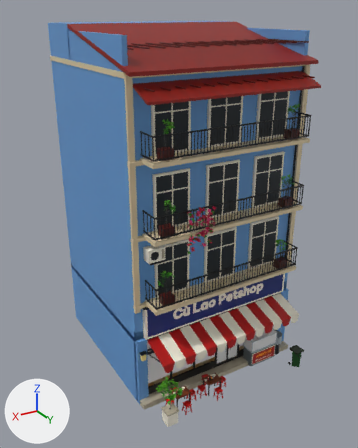
Two versions of the FBX model Assets/PhoViet/Art/Streets/PV_StreetShop08_Petshop.fbx, one commit apart.
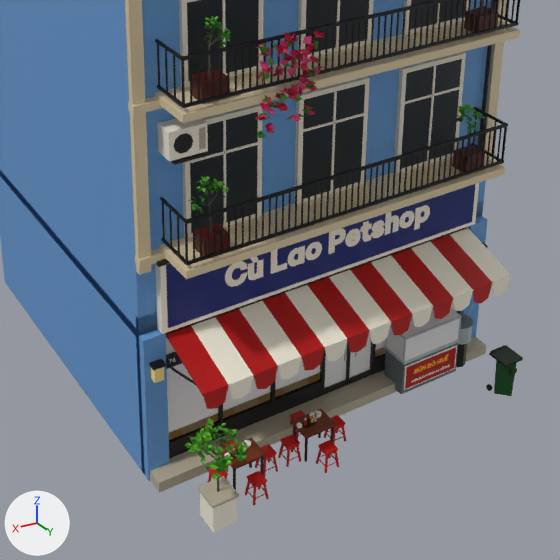
There are two pictures of each version: one whole from a camera (50 mm lens) standing at (11.45, 19.58, 15.98) and looking at (0.48, 1.29, 6.84), one close up on the part from 21% to 90% of the width and 43% to 98% of the height. The axes (+X, +Y, +Z) are drawn at lower left. The lights are the same throughout. The first two pictures are the older version. Objects named as collision shapes, trigger or cutter boxes, shadow casters or lower levels of detail are left out. Where no turn or scale is listed for an object, it has been applied to the vertices. Vertices at exactly the same position are counted once.

The older version as bpy lines, for what is in view:
```python
me_pv_streetshop08_petshop_lod0 = bpy.data.meshes.new('PV_StreetShop08_Petshop_LOD0')
me_pv_streetshop08_petshop_lod0.from_pydata(...)  # 15795 vertices, 12340 faces; spans x -4.2..4.2, y -3.9..6.2, z 0.0..15.5
# faces by material slot: [12333, 7]
me_pv_streetshop08_petshop_lod0.materials.append(mat_pv_streetatlas)  # picture img_pv_streetpalette_png
me_pv_streetshop08_petshop_lod0.materials.append(mat_pv_streetglass)  # white #e7e7e7
ob_pv_streetshop08_petshop_lod0 = bpy.data.objects.new('PV_StreetShop08_Petshop_LOD0', me_pv_streetshop08_petshop_lod0)
ob_pv_streetshop08_petshop_lod0.location = (0.0, 0.0, 0.0)
```
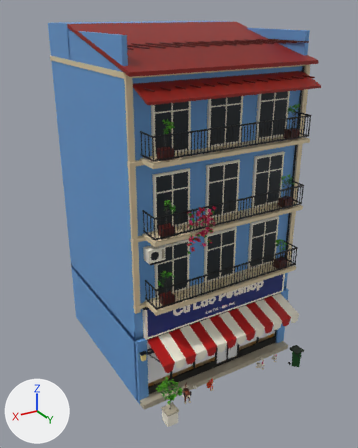
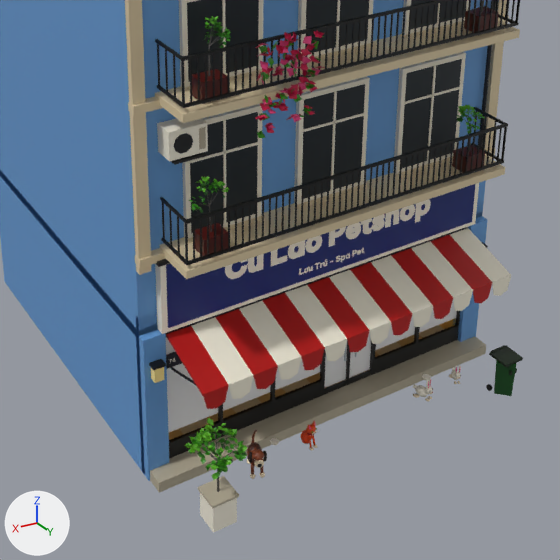
Boxes (x1, y1, x2, y2) around the edits, measured in the close-ups (560 x 560 px):
part 1 of me_pv_streetshop08_petshop_lod0, deleted
    before: (207, 249, 473, 505)
part 2 of me_pv_streetshop08_petshop_lod0, reshaped
    before: (220, 418, 334, 490)
    after: (247, 420, 318, 479)
part 3 of me_pv_streetshop08_petshop_lod0, built on
    after: (413, 365, 461, 402)
part 4 of me_pv_streetshop08_petshop_lod0, reshaped
    before: (225, 205, 430, 287)
    after: (225, 199, 431, 279)

Edits to the bpy script that builds the scene:
```text
Change me_pv_streetshop08_petshop_lod0:
    used by ob_pv_streetshop08_petshop_lod0; location = (0.0, 0.0, 0.0)
    remove me_pv_streetshop08_petshop_lod0.from_pydata(...)  # 15795 vertices, 12340 faces; spans x -4.2..4.2, y -3.9..6.2, z 0.0..15.5
    add me_pv_streetshop08_petshop_lod0.from_pydata(...)  # 17336 vertices, 15274 faces; spans x -4.2..4.2, y -3.9..6.2, z 0.0..15.5
    me_pv_streetshop08_petshop_lod0 part 1: 240 loose pieces with 2880 vertices, spanning x -3.7..3.5, y 0.5..5.7, z 0.0..4.4, are deleted
    me_pv_streetshop08_petshop_lod0 part 2: 13 vertices moved within x 1.0..2.3, y 2.3..5.2, z 0.4..0.7; 141 vertices removed from x 0.6..3.0, y 2.2..5.2, z 0.0..0.8; 2855 vertices added at x -3.0..3.0, y 0.7..5.5, z 0.2..0.9
    me_pv_streetshop08_petshop_lod0 part 3: 2 vertices moved within x -2.3..-2.2, y 4.7, z 0.3; 31 vertices removed from x -2.4..-2.2, y 4.7, z 0.3..0.4; 946 vertices added at x -2.9..-1.6, y 4.6..5.3, z 0.2..0.8
    me_pv_streetshop08_petshop_lod0 part 4: 27 vertices moved within x -2.3..2.2, y 4.1, z 4.0..4.3; 193 vertices removed from x -2.5..2.5, y 4.1, z 3.7..4.4; 491 vertices added at x -2.5..2.5, y 4.1, z 3.6..4.6
    other edits to the shape of me_pv_streetshop08_petshop_lod0 do not show in these pictures
```
